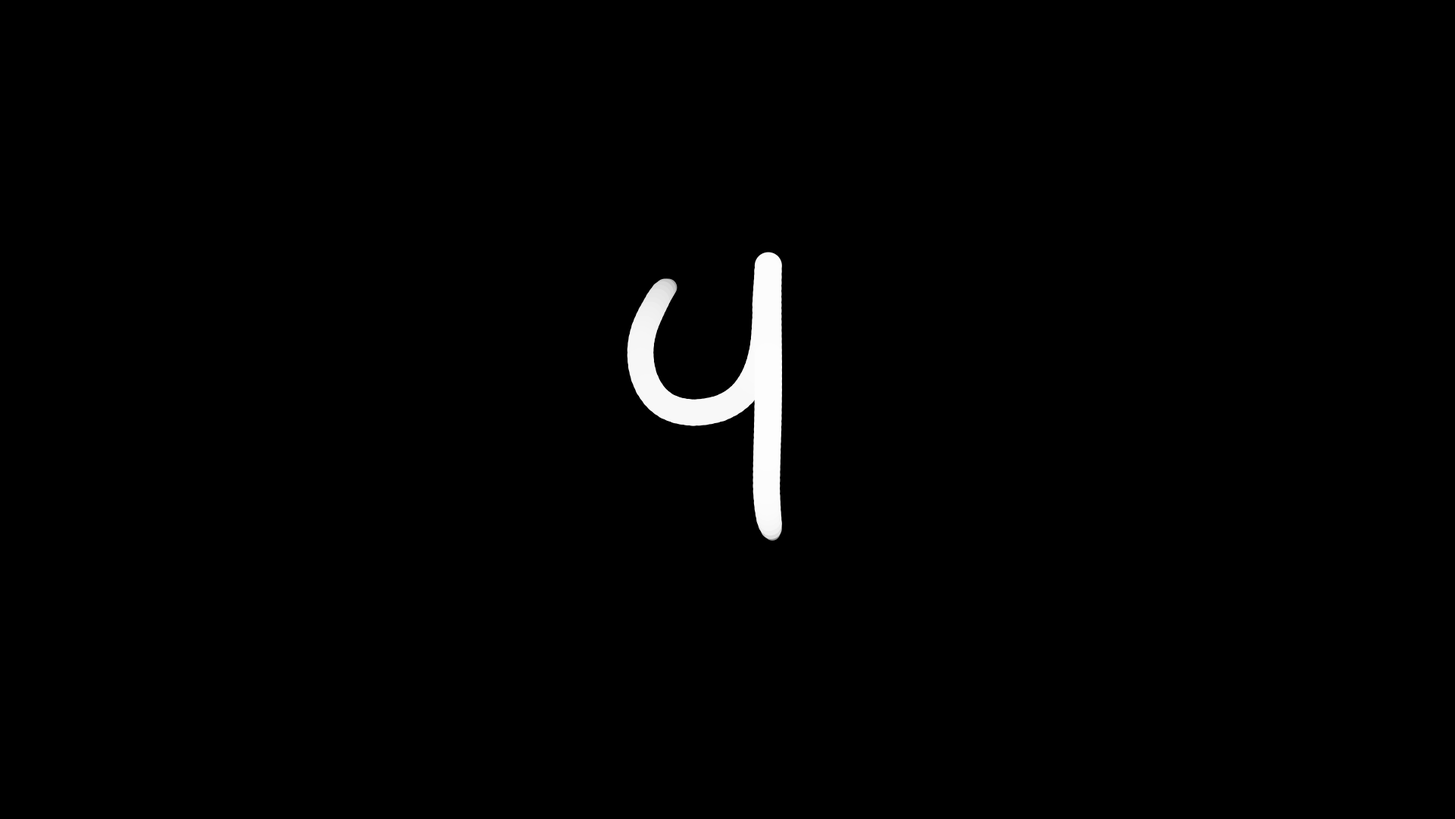
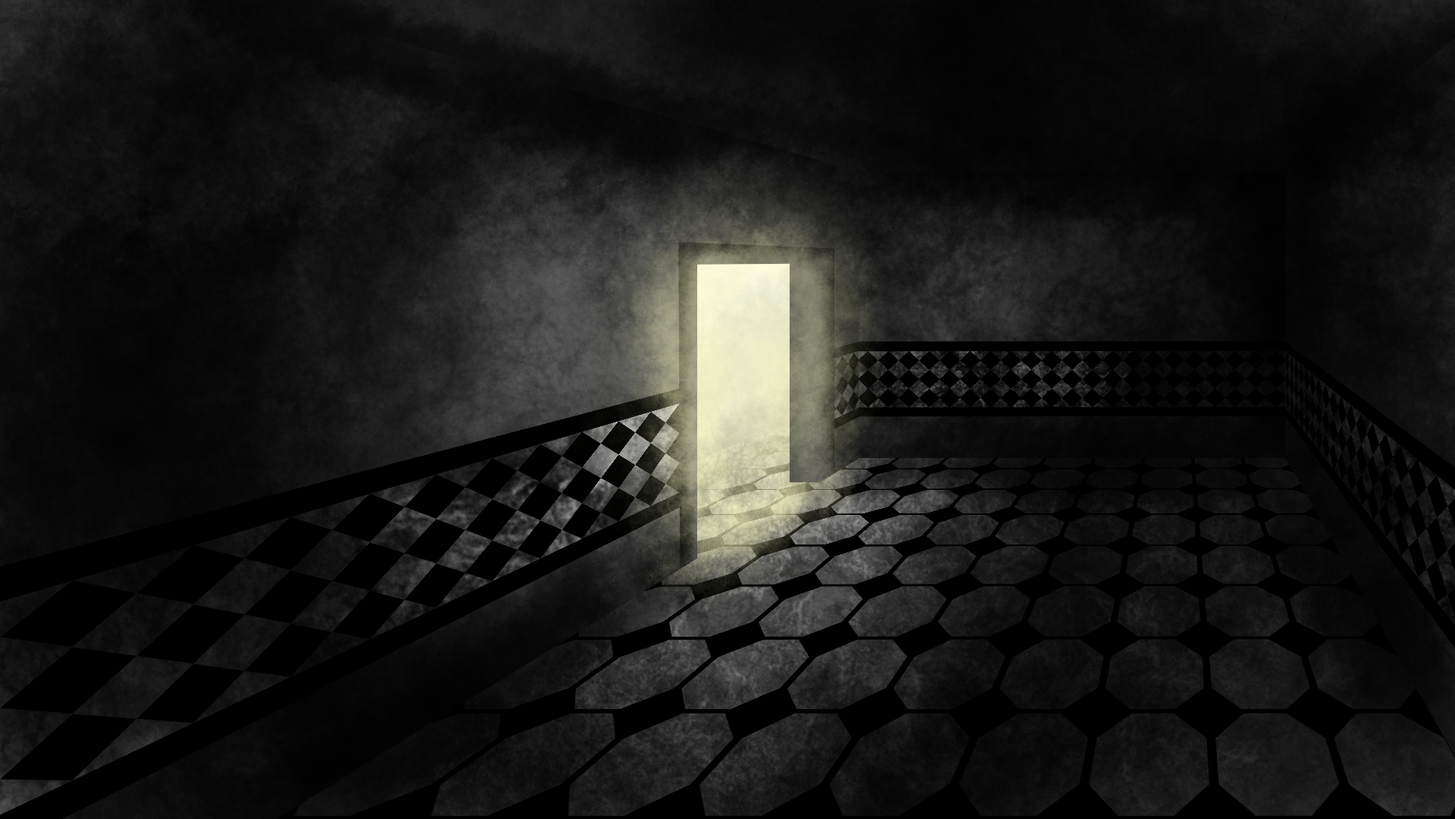
Comparing the layer stacks of the two (1455, 819) images. Changes:
added layer "Paint Layer 11" (63%) above "Paint Layer 27" over bbox(97, 0, 1455, 819)
added layer "Paint Layer 27" above "ParedeDireita" over bbox(0, 0, 1455, 819)
added group "ParedeEsquerda" with 16 layers above "paredeTras" over bbox(0, 0, 1455, 819)
added group "quadriculado" (2nd of 3, in "ParedeEsquerda") with 5 layers in group "ParedeEsquerda" over bbox(0, 97, 1262, 819)
added layer "Paint Layer 19" in group "quadriculado" over bbox(0, 97, 1262, 819)
added group "sujeira" (3rd of 3, in "ParedeEsquerda") with 2 layers in group "ParedeEsquerda" over bbox(0, 0, 1455, 819)
added layer "Paint Layer 18" (51%) in group "sujeira" over bbox(0, 0, 1455, 819)
added layer "Paint Layer 17" in group "sujeira" over bbox(0, 0, 1165, 819)
added layer "Paint Layer 2" (3rd of 4, in "ParedeEsquerda") in group "ParedeEsquerda" over bbox(0, 0, 874, 819)
added group "paredeTras" with 10 layers above "chao" over bbox(582, 0, 1455, 777)
added group "quadriculado" (3rd of 3, in "paredeTras") with 5 layers in group "paredeTras" over bbox(630, 97, 1455, 777)
added layer "Paint Layer 22" in group "quadriculado" over bbox(630, 97, 1455, 777)
added group "sujeiras" with 2 layers in group "paredeTras" over bbox(582, 0, 1455, 680)
moved "Paint Layer 1" (4th of 5, in "paredeTras") into group "paredeTras", painted on it over bbox(0, 0, 1455, 819)
added group "chao" with 7 layers above "Teto" over bbox(0, 97, 1455, 819)
added layer "Paint Layer 1" (5th of 5, in "chao") in group "chao" over bbox(0, 291, 1455, 819)
added group "Group 23" with 3 layers in group "chao" over bbox(0, 145, 1455, 819)
added layer "Paint Layer 25" (49%) in group "Group 23" over bbox(291, 291, 1455, 816)
added layer "Paint Layer 24" in group "Group 23" over bbox(0, 145, 1455, 819)
added layer "Paint Layer 4" in group "Group 23" over bbox(0, 242, 1455, 819)
…and 28 more changes (28 added)
